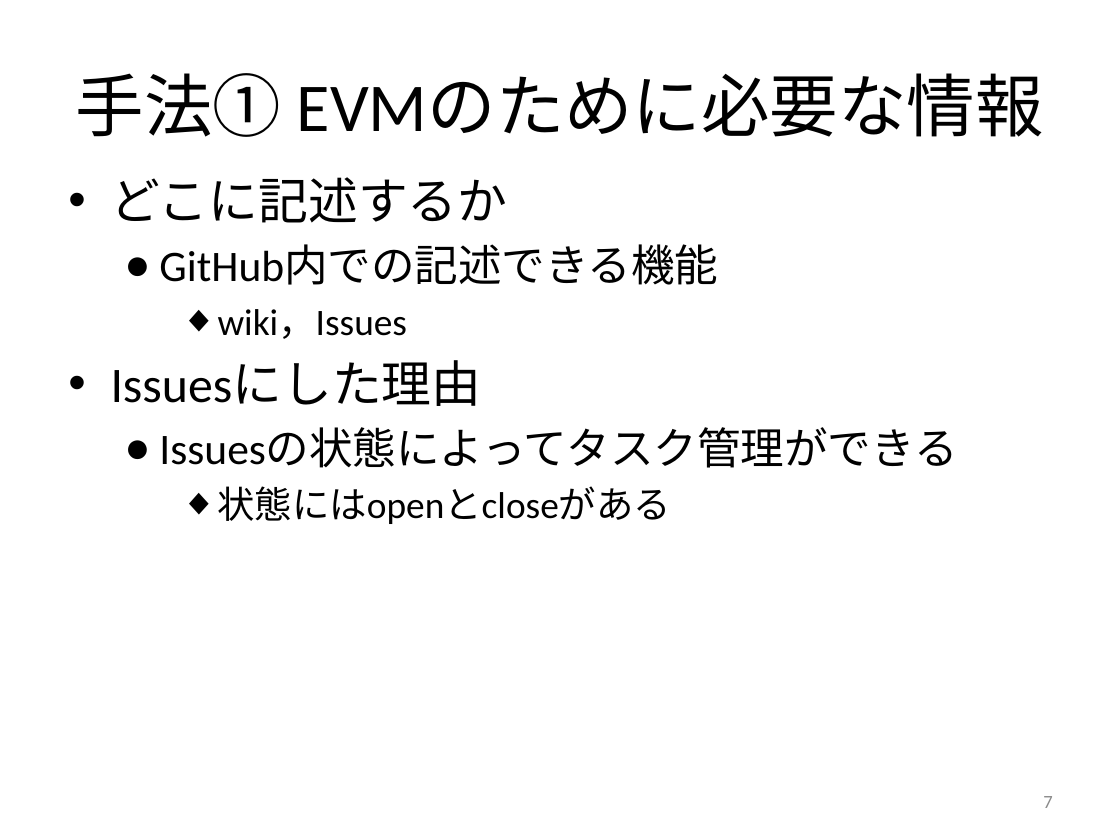
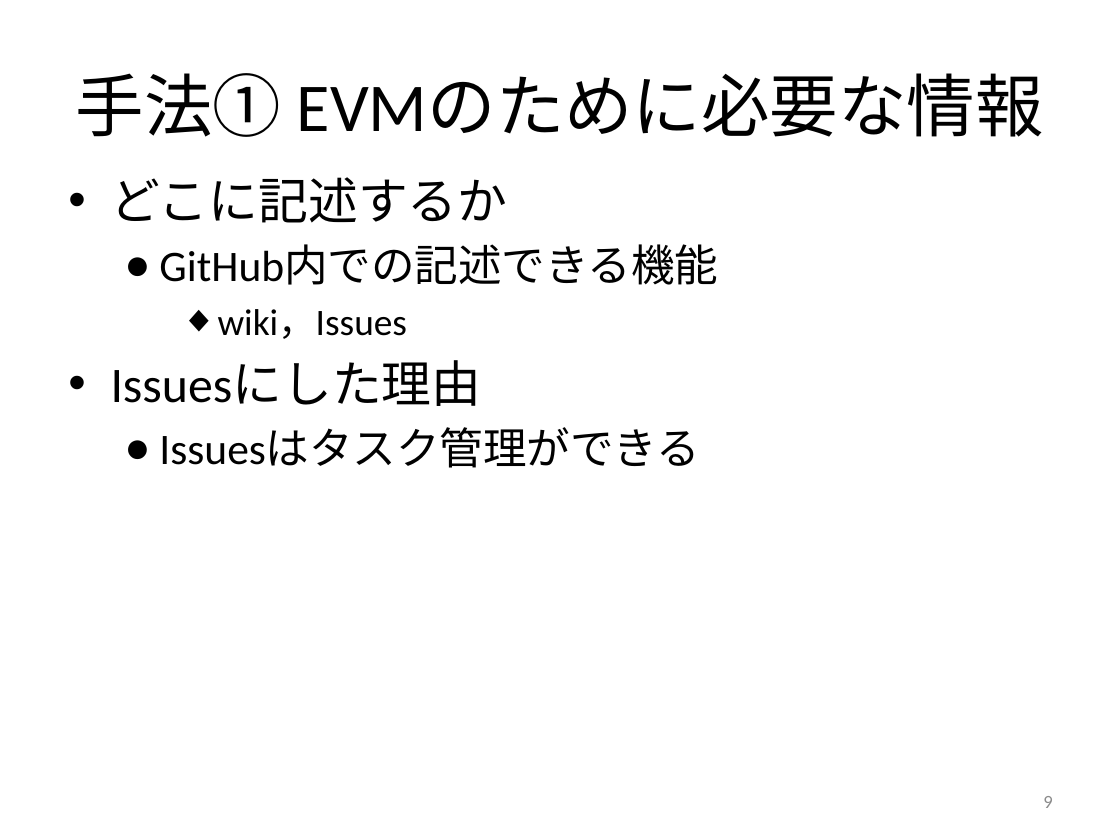
Before and after one commit to keimatsui/kadai, a slide deck: slide 9 of 卒業論文/2012/工藤亮/卒論発表（工藤）.pptx (slide 7 before the commit). Drawn at 1120x840 pixels with LibreOffice and Linux fonts; fonts in the diff are those of the drawing. Boxes give left, top, right and bottom in pixels: in the first picture for what was removed or moved away, otherwise in the second. Text is boxed around its words. In the diff, an @@ line names an element or a change of style, - is before the commit and + after.

```diff
--- a/卒業論文/2012/工藤亮/卒論発表（工藤）.pptx
+++ b/卒業論文/2012/工藤亮/卒論発表（工藤）.pptx
@@ text at [159, 428, 700, 468]: text changed @@
-  ● Issuesの状態によってタスク管理ができる
-    ◆ 状態にはopenとcloseがある
+  ● Issuesはタスク管理ができる
@@ page number at [1043, 796, 1052, 808]: text changed @@
-7
+9
```
Also in this commit, not shown: 14 other slides changed, 3 slides added, 3 slides removed.
